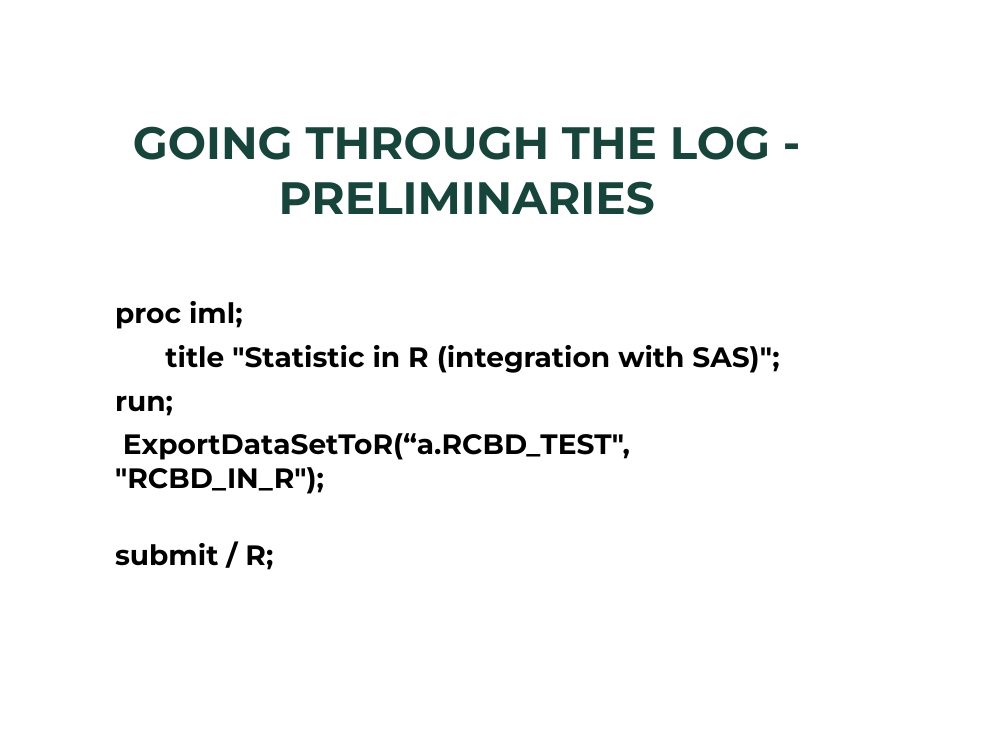
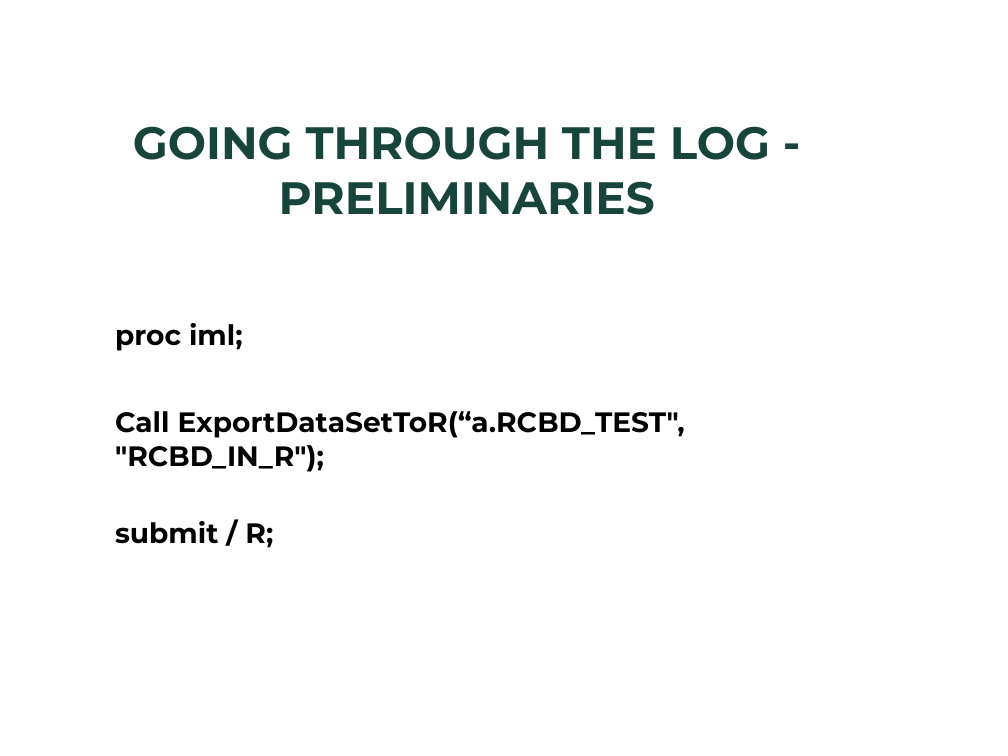
Before and after one commit to BarryDeCicco/SASandRandSAS, a slide deck: slide 15 of Presentations/SAS and R and SAS (MiSUG, 2021_08_25, CSTAT Layout).pptx. Drawn at 1008x756 pixels with LibreOffice and Linux fonts; fonts in the diff are those of the drawing; background and template pictures are left out. Boxes give left, top, right and bottom in pixels: in the first picture for what was removed or moved away, otherwise in the second. Text is boxed around its words. In the diff, an @@ line names an element or a change of style, - is before the commit and + after.

```diff
--- a/Presentations/SAS and R and SAS (MiSUG, 2021_08_25, CSTAT Layout).pptx
+++ b/Presentations/SAS and R and SAS (MiSUG, 2021_08_25, CSTAT Layout).pptx
@@ text at (x1=115, y1=411, x2=685, y2=472): text changed @@
-title "Statistic in R (integration with SAS)";
-run;
-ExportDataSetToR(“a.RCBD_TEST", "RCBD_IN_R");
+Call ExportDataSetToR(“a.RCBD_TEST", "RCBD_IN_R");
```
Also in this commit, not shown: 7 other slides changed, 1 slide added, 1 slide removed, 1 other file.
